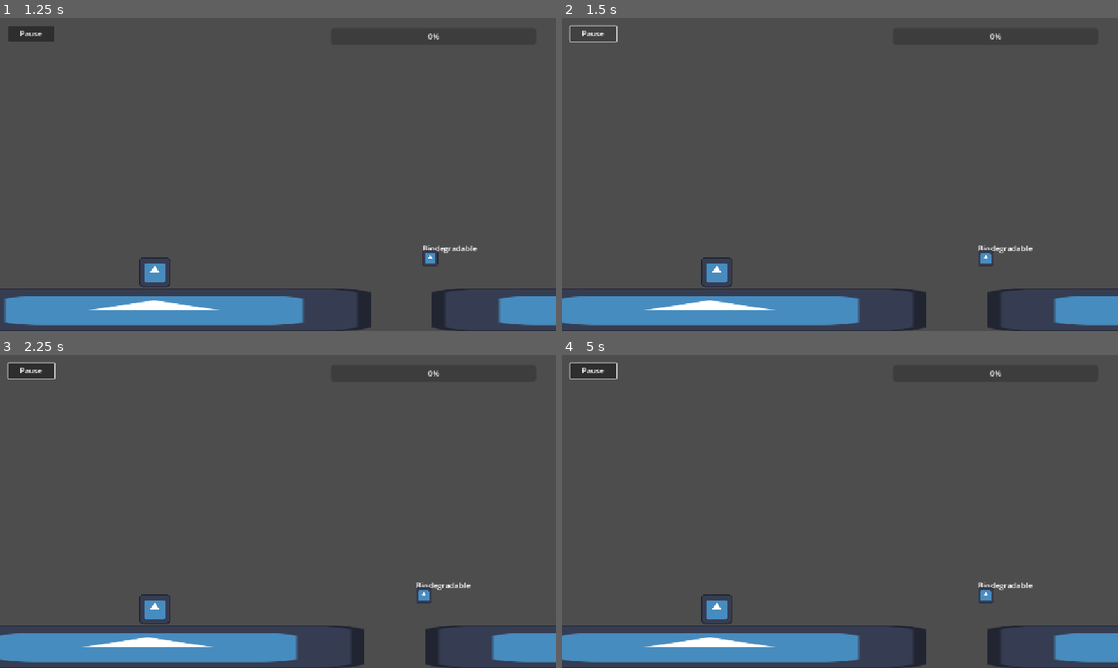
Above: before the commit, frames 1-4 (two rows, left to right).
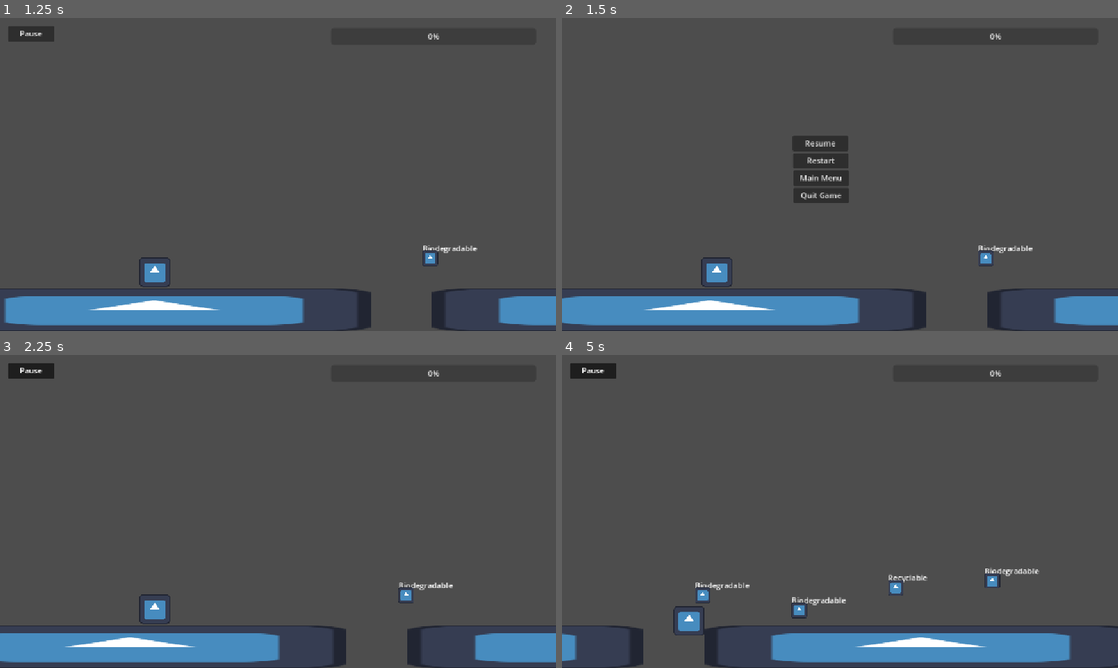
Above: after the commit, the same moments.

Repository: wends05/trash-trek
Game: Godot game, scene res://scenes/MainMenu.tscn
Same seed, same stepped clock (60 frames per second), same inputs: the game is played once before the commit and once after it. The engine's default icon, where the game draws it, is replaced by a stand-in: a white triangle on a blue panel in a dark square.
Inputs (mouse positions are in pixels of both pictures, inside the frame that each line leads up to):
- Up to frame 1 (1.25 s): click "Start" at 0.5 s
- Up to frame 2 (1.5 s): click "Pause" at 1.25 s
- Up to frame 3 (2.25 s): click (255, 480) at 2 s, where only the run after the commit has a clickable "Resume"
- Up to frame 4 (5 s): no input

Frame 1 is identical in both runs. In frame 2, 1.9% of the frame differs, in the area x 1-52%, y 2-60%; in frame 3, 2.6%; in frame 4, 9.7%, in the area x 0-100%, y 2-100%.

Commit message:
Create Game State & UI State

Diff:
--- /dev/null
+++ b/pause_menu.gd
@@ -0,0 +1,16 @@
+extends Control
+
+func _on_resume_button_pressed() -> void:
+	Game.update_ui_state.emit(Utils.UIStateType.Pause)
+	Game.update_game_state.emit(Utils.GameStateType.Play)
+
+func _on_restart_button_pressed() -> void:
+	Game.update_game_state.emit(Utils.GameStateType.Play)
+	get_tree().change_scene_to_file("res://scenes/Main.tscn")
+
+func _on_main_menu_button_pressed() -> void:
+	Game.update_game_state.emit(Utils.GameStateType.Play)
+	get_tree().change_scene_to_file("res://scenes/MainMenu.tscn")
+
+func _on_quit_button_pressed() -> void:
+	get_tree().quit()
--- /dev/null
+++ b/scenes/pause_menu.tscn
@@ -0,0 +1,53 @@
+[gd_scene load_steps=2 format=3 uid="uid://ciuvi7tl2l5wv"]
+
+[ext_resource type="Script" uid="uid://devlsdpi63sk1" path="res://pause_menu.gd" id="1_jvnd5"]
+
+[node name="PauseMenu" type="Control"]
+layout_mode = 3
+anchors_preset = 15
+anchor_right = 1.0
+anchor_bottom = 1.0
+grow_horizontal = 2
+grow_vertical = 2
+script = ExtResource("1_jvnd5")
+
+[node name="ResumeButton" type="Button" parent="."]
+process_mode = 3
+layout_mode = 0
+offset_left = 477.0
+offset_top = 243.0
+offset_right = 592.0
+offset_bottom = 274.0
+text = "Resume"
+
+[node name="RestartButton" type="Button" parent="."]
+process_mode = 3
+layout_mode = 0
+offset_left = 478.0
+offset_top = 279.0
+offset_right = 593.0
+offset_bottom = 310.0
+text = "Restart"
+
+[node name="MainMenuButton" type="Button" parent="."]
+process_mode = 3
+layout_mode = 0
+offset_left = 479.0
+offset_top = 315.0
+offset_right = 594.0
+offset_bottom = 347.0
+text = "Main Menu"
+
+[node name="QuitButton" type="Button" parent="."]
+process_mode = 3
+layout_mode = 0
+offset_left = 479.0
+offset_top = 351.0
+offset_right = 594.0
+offset_bottom = 383.0
+text = "Quit Game"
+
+[connection signal="pressed" from="ResumeButton" to="." method="_on_resume_button_pressed"]
+[connection signal="pressed" from="RestartButton" to="." method="_on_restart_button_pressed"]
+[connection signal="pressed" from="MainMenuButton" to="." method="_on_main_menu_button_pressed"]
+[connection signal="pressed" from="QuitButton" to="." method="_on_quit_button_pressed"]
--- a/scenes/ui.tscn
+++ b/scenes/ui.tscn
@@ -1,7 +1,8 @@
-[gd_scene load_steps=3 format=3 uid="uid://cnvc3c5c6c8mj"]
+[gd_scene load_steps=4 format=3 uid="uid://cnvc3c5c6c8mj"]
 
 [ext_resource type="Script" uid="uid://cad734vbhmmtg" path="res://scripts/ui.gd" id="1_nt7q6"]
 [ext_resource type="PackedScene" uid="uid://decqbrmnhe0kb" path="res://scenes/Energy.tscn" id="2_x4jx1"]
+[ext_resource type="PackedScene" uid="uid://ciuvi7tl2l5wv" path="res://scenes/pause_menu.tscn" id="2_yev5y"]
 
 [node name="UI" type="Control"]
 layout_mode = 3
@@ -12,6 +13,9 @@
 grow_vertical = 2
 script = ExtResource("1_nt7q6")
 
+[node name="PauseMenu" parent="." instance=ExtResource("2_yev5y")]
+layout_mode = 1
+
 [node name="EnergyBar" parent="." instance=ExtResource("2_x4jx1")]
 layout_mode = 0
 offset_left = 685.0
@@ -20,11 +24,13 @@
 offset_bottom = 55.0
 
 [node name="PauseButton" type="Button" parent="."]
+process_mode = 3
 layout_mode = 0
 offset_left = 16.0
 offset_top = 16.0
 offset_right = 112.0
 offset_bottom = 40.0
+toggle_mode = true
 text = "Pause"
 
 [node name="TempTrashCount" type="Label" parent="."]
--- a/scripts/game.gd
+++ b/scripts/game.gd
@@ -1,5 +1,4 @@
 extends Node
-
 
 var energy = 0
 
@@ -31,3 +30,6 @@
 		collected_toxic_waste += 1
 		add_energy(5)
 	updated_stats.emit()
+
+signal update_ui_state(type: Utils.UIStateType)
+signal update_game_state(type: Utils.GameStateType)
--- a/scripts/main_menu.gd
+++ b/scripts/main_menu.gd
@@ -1,10 +1,7 @@
 extends Control
-
-
 
 func _on_start_pressed() -> void:
 	get_tree().change_scene_to_file("res://scenes/Main.tscn")
 
-
 func _on_quit_pressed() -> void:
 	get_tree().quit()
--- a/scripts/trash.gd
+++ b/scripts/trash.gd
@@ -9,7 +9,6 @@
 
 func _ready() -> void:
 	add_to_group("Trash")
-
 	$Label.text = "%s" % Utils.get_enum_name(Utils.TrashType, type)
 
 func _physics_process(delta: float) -> void:
--- a/scripts/ui.gd
+++ b/scripts/ui.gd
@@ -4,9 +4,13 @@
 
 @onready var temp_trash_count_display: Node = get_node(NodePath("TempTrashCount"))
 @onready var pause_button: Node = get_node(NodePath("PauseButton"))
+@onready var pause_menu: Node = get_node(NodePath("PauseMenu"))
 
 func _ready() -> void:
 	Game.updated_stats.connect(update_trash_counts)
+	Game.update_ui_state.connect(update_ui_state)
+	Game.update_game_state.connect(toggle_game_state)
+	toggle_nodes([pause_menu])
 
 func update_trash_counts():
 	temp_trash_count_display.text =\
@@ -20,7 +24,21 @@
 	]
 
 func _on_pause_button_pressed() -> void:
-	paused_game()
+	update_ui_state()
+	toggle_game_state(Utils.GameStateType.Pause)
 
-func paused_game():
-	get_tree().paused = !get_tree().paused
+func update_ui_state(state: Utils.UIStateType = Utils.UIStateType.Pause) -> void:
+	match state:
+		Utils.UIStateType.Pause:
+			toggle_nodes([pause_button, pause_menu])
+
+func toggle_nodes(nodes: Array[Control]) -> void:
+	for node in nodes:
+		node.visible = !node.visible
+
+func toggle_game_state(state: Utils.GameStateType) -> void:
+	match state:
+		Utils.GameStateType.Pause:
+			get_tree().paused = true
+		Utils.GameStateType.Play:
+			get_tree().paused = false
--- a/scripts/utils.gd
+++ b/scripts/utils.gd
@@ -6,6 +6,18 @@
 	ToxicWaste
 }
 
+enum GameStateType {
+	Win,
+	Lose,
+	Pause,
+	Play,
+}
+
+enum UIStateType {
+	Settings,
+	Pause,
+}
+
 func get_enum_name(enum_dict: Dictionary, value: int) -> String:
 	for key in enum_dict.keys():
 		if enum_dict[key] == value:
Not shown, added: pause_menu.gd.uid
